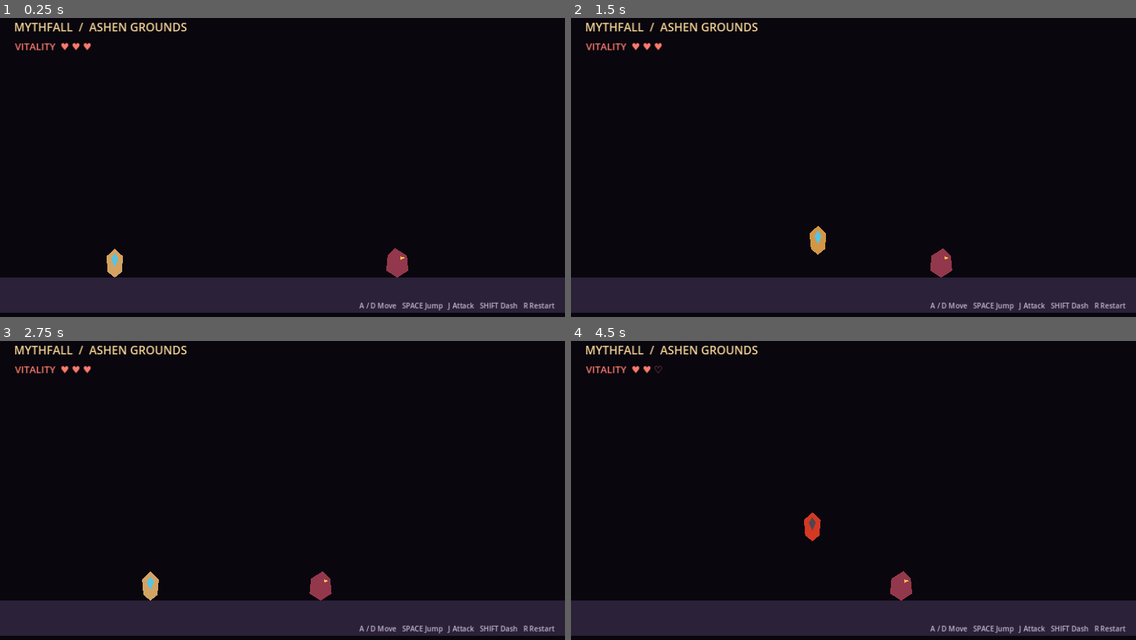
Above: before the commit, frames 1-4 (two rows, left to right).
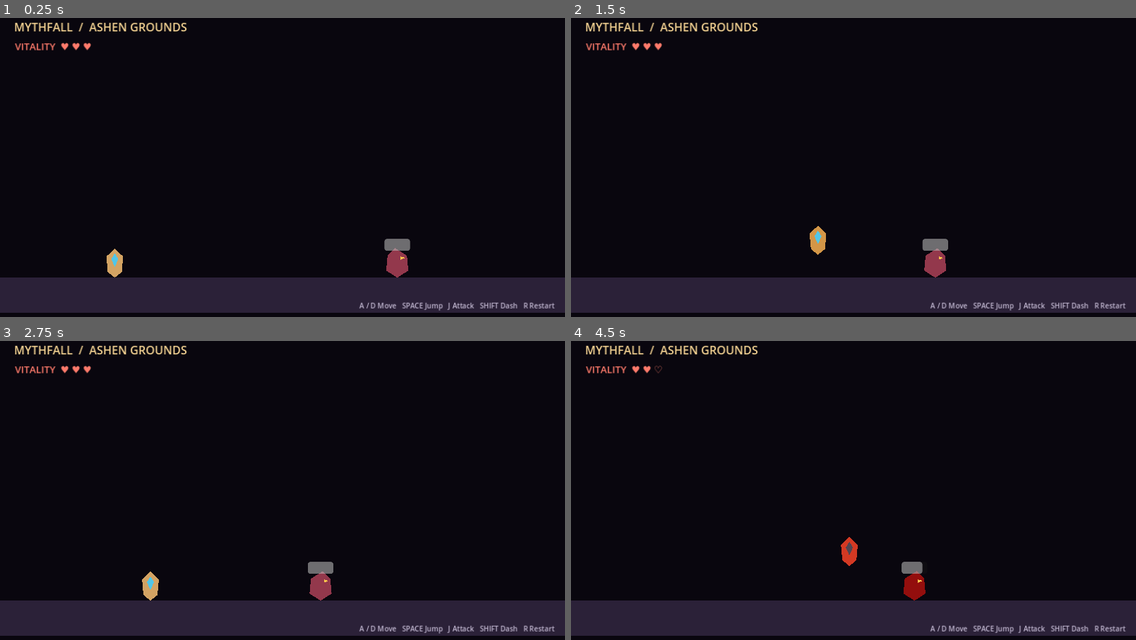
Above: after the commit, the same moments.

Repository: uzayr1001/Mythfall
Game: Godot game, scene res://scenes/arena.tscn
The game is run twice, just before and just after one commit, with the same random seed, the same clock (stepped at 60 frames per second) and the same inputs.
Inputs:
- Up to frame 1 (0.25 s): no input
- Up to frame 2 (1.5 s): tap Enter at 0.5 s; hold D (move_right) from 0.53 s (still down); tap J (attack) at 0.6, 1.35 s; tap Space (jump) at 0.77 s
- Up to frame 3 (2.75 s): tap Space (jump) at 1.52 s; release D (move_right) at 2.03 s; hold A (move_left) from 2.03 s (still down); tap Shift (dash) at 2.1 s; tap J (attack) at 2.3 s
- Up to frame 4 (4.5 s): release A (move_left) at 2.78 s; hold D (move_right) 2.78-4.28 s; tap J (attack) at 2.85, 3.6 s; tap Space (jump) at 3.02, 3.77 s; hold A (move_left) from 4.28 s (still down); tap Shift (dash) at 4.35 s

The runs differ from the first frame. In frame 1, 0.2% of the frame differs, in the area x 68-73%, y 73-78%; in frame 2, 0.4%; in frame 3, 0.2%; in frame 4, 1.0%, in the area x 41-63%, y 57-87%.

Commit message:
Upgrade Ash Hound combat AI, health bar and telegraphed attacks

Diff:
--- a/scripts/enemy.gd
+++ b/scripts/enemy.gd
@@ -1,31 +1,39 @@
 extends CharacterBody2D
+
+signal defeated
 
 const SPEED := 115.0
 const GRAVITY := 1650.0
-const MAX_HEALTH := 3
-const DETECT_RANGE := 520.0
-const ATTACK_RANGE := 74.0
-const ATTACK_WINDUP := 0.30
-const ATTACK_COOLDOWN := 1.15
-const HIT_STUN_TIME := 0.16
+const MAX_HEALTH := 5
+const DETECT_RANGE := 560.0
+const ATTACK_RANGE := 76.0
+const ATTACK_WINDUP := 0.42
+const ATTACK_COOLDOWN := 1.25
 
 var health := MAX_HEALTH
 var player: CharacterBody2D
-var attack_cooldown := 0.45
+var attack_cooldown := 0.7
 var windup_timer := 0.0
 var hit_stun_timer := 0.0
 var dead := false
 var attack_direction := 1.0
+var health_bar: ProgressBar
 
 @onready var body_visual: Polygon2D = $Body
 
 func _ready() -> void:
 	player = get_tree().get_first_node_in_group("player") as CharacterBody2D
+	health_bar = ProgressBar.new()
+	health_bar.position = Vector2(-29, -88)
+	health_bar.size = Vector2(58, 7)
+	health_bar.max_value = MAX_HEALTH
+	health_bar.value = health
+	health_bar.show_percentage = false
+	add_child(health_bar)
 
 func _physics_process(delta: float) -> void:
 	if dead:
 		return
-
 	attack_cooldown = maxf(0.0, attack_cooldown - delta)
 	if not is_on_floor():
 		velocity.y += GRAVITY * delta
@@ -46,15 +54,13 @@
 
 	if is_instance_valid(player) and not player.get("dead"):
 		var distance := player.global_position.x - global_position.x
-		var absolute_distance := absf(distance)
-		if absolute_distance < DETECT_RANGE and absolute_distance > ATTACK_RANGE:
+		if absf(distance) < DETECT_RANGE and absf(distance) > ATTACK_RANGE:
 			velocity.x = signf(distance) * SPEED
 			attack_direction = signf(distance)
 			body_visual.scale.x = attack_direction
 		else:
 			velocity.x = move_toward(velocity.x, 0.0, SPEED * 5.0 * delta)
-
-		if absolute_distance <= ATTACK_RANGE and attack_cooldown <= 0.0:
+		if absf(distance) <= ATTACK_RANGE and attack_cooldown <= 0.0:
 			attack_direction = signf(distance) if distance != 0.0 else 1.0
 			body_visual.scale.x = attack_direction
 			attack_cooldown = ATTACK_COOLDOWN
@@ -62,32 +68,33 @@
 			body_visual.modulate = Color(1.0, 0.72, 0.28, 1.0)
 	else:
 		velocity.x = move_toward(velocity.x, 0.0, SPEED * 5.0 * delta)
-
 	move_and_slide()
 
 func _perform_attack() -> void:
 	if dead:
 		return
-	body_visual.modulate = Color(1.0, 0.35, 0.24, 1.0)
+	body_visual.modulate = Color(1.0, 0.25, 0.18, 1.0)
 	if is_instance_valid(player) and not player.get("dead"):
 		var distance := absf(player.global_position.x - global_position.x)
-		if distance <= ATTACK_RANGE + 18.0 and player.has_method("take_damage"):
-			player.take_damage(1, Vector2(attack_direction * 360.0, -250.0))
-	await get_tree().create_timer(0.12).timeout
-	if is_instance_valid(self) and not dead:
+		if distance <= ATTACK_RANGE + 24.0 and player.has_method("take_damage"):
+			player.take_damage(1, Vector2(attack_direction * 390.0, -260.0))
+	await get_tree().create_timer(0.16).timeout
+	if is_instance_valid(self) and not dead and hit_stun_timer <= 0.0:
 		body_visual.modulate = Color.WHITE
 
 func take_hit(damage: int, knockback: Vector2) -> void:
 	if dead:
 		return
 	health = maxi(0, health - damage)
+	health_bar.value = health
 	velocity = knockback
-	hit_stun_timer = HIT_STUN_TIME
-	body_visual.modulate = Color(1.0, 0.5, 0.5, 1.0)
+	hit_stun_timer = 0.18
+	body_visual.modulate = Color(1.0, 0.42, 0.32, 1.0)
 	if health <= 0:
 		dead = true
+		defeated.emit()
 		queue_free()
 		return
-	await get_tree().create_timer(0.12).timeout
+	await get_tree().create_timer(0.14).timeout
 	if is_instance_valid(self) and not dead and windup_timer <= 0.0:
 		body_visual.modulate = Color.WHITE
